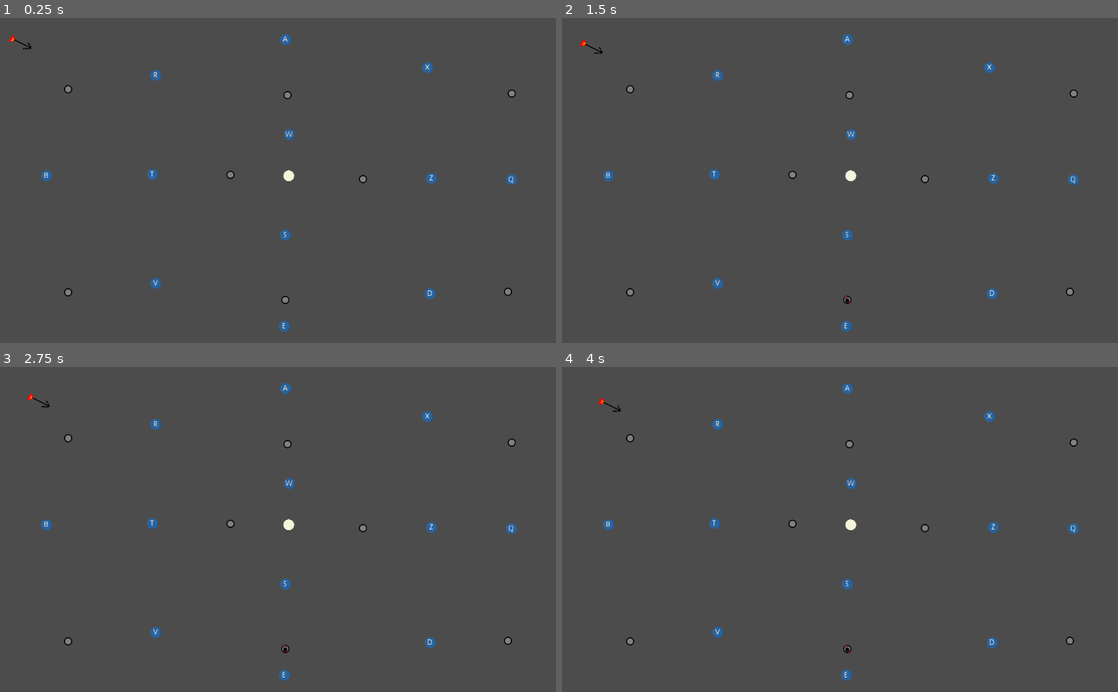
Above: before the commit, frames 1-4 (two rows, left to right).
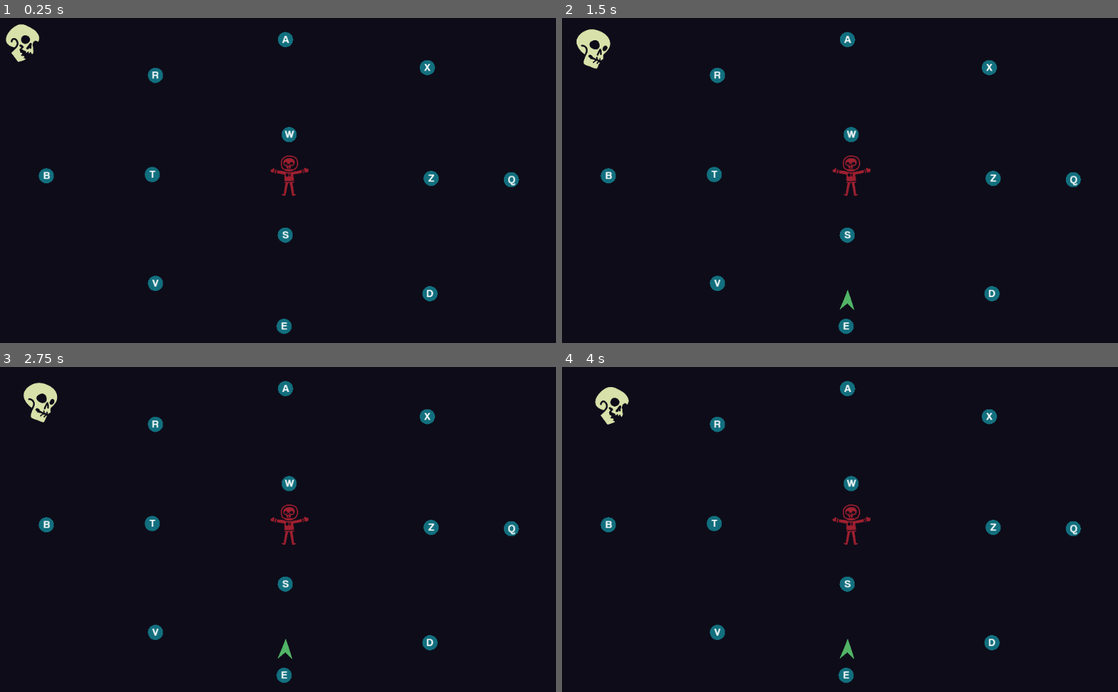
Above: after the commit, the same moments.

Repository: DevinPentecost/gmtkjam-2020
Game: Godot game, scene res://scenes/main.tscn
The game is run twice, just before and just after one commit, with the same random seed, the same clock (stepped at 60 frames per second) and the same inputs. Sound files missing from this copy of the repository are replaced by a short silence.
Inputs:
- Up to frame 1 (0.25 s): no input
- Up to frame 2 (1.5 s): tap Enter at 0.5 s
- Up to frame 3 (2.75 s): no input
- Up to frame 4 (4 s): no input

The runs differ from the first frame. In frame 1, 100% of the frame differs, in the area x 0-100%, y 0-100%; in frame 2, 100%; in frame 3, 100%; in frame 4, 100%.

Commit message:
couple sprites idk

Diff:
--- a/project/objects/labelled/GameLabel.tscn
+++ b/project/objects/labelled/GameLabel.tscn
@@ -1,6 +1,12 @@
-[gd_scene load_steps=2 format=2]
+[gd_scene load_steps=4 format=2]
 
 [ext_resource path="res://objects/labelled/GameLabel.gd" type="Script" id=1]
+[ext_resource path="res://objects/coolvetica rg.ttf" type="DynamicFontData" id=2]
+
+[sub_resource type="DynamicFont" id=1]
+size = 20
+use_filter = true
+font_data = ExtResource( 2 )
 
 [node name="GameLabel" type="Label" groups=[
 "game_label",
@@ -14,6 +20,7 @@
 grow_horizontal = 2
 grow_vertical = 2
 size_flags_horizontal = 4
+custom_fonts/font = SubResource( 1 )
 text = "A"
 align = 1
 valign = 1
--- a/project/objects/labelled/Hook.gd
+++ b/project/objects/labelled/Hook.gd
@@ -3,8 +3,8 @@
 class_name Hook
 
 export (int) var radius = 10 #px
-export (Color) var color = Color.aliceblue
-export (Color) var active_color = Color.orange
+export (Color) var color = Color("#126f7e")
+export (Color) var active_color = Color("#c9ad23")
 
 var active = false
 
--- a/project/objects/labelled/Hook.tscn
+++ b/project/objects/labelled/Hook.tscn
@@ -1,31 +1,24 @@
-[gd_scene load_steps=7 format=2]
+[gd_scene load_steps=4 format=2]
 
 [ext_resource path="res://objects/labelled/GameLabel.tscn" type="PackedScene" id=1]
 [ext_resource path="res://objects/labelled/Hook.gd" type="Script" id=2]
-[ext_resource path="res://objects/level/Alert.tscn" type="PackedScene" id=3]
-[ext_resource path="res://objects/something.ogg" type="AudioStream" id=4]
-[ext_resource path="res://objects/something.png" type="Texture" id=5]
 
 [sub_resource type="CircleShape2D" id=1]
+radius = 14.0
 
 [node name="Hook" type="Area2D" groups=[
 "hook",
 ]]
 position = Vector2( 0.944946, 0 )
 script = ExtResource( 2 )
-color = Color( 0.156863, 0.388235, 0.619608, 1 )
+radius = 14
 
 [node name="GameLabel" parent="." instance=ExtResource( 1 )]
+margin_left = -6.03178
+margin_top = -14.1859
+margin_right = 6.96822
+margin_bottom = 10.8141
 
 [node name="CollisionShape2D" type="CollisionShape2D" parent="."]
 shape = SubResource( 1 )
-
-[node name="Alert" parent="." instance=ExtResource( 3 )]
-position = Vector2( 0, -29.7302 )
-texture = ExtResource( 5 )
-
-[node name="AudioStreamPlayer2D" parent="Alert" index="1"]
-stream = ExtResource( 4 )
 [connection signal="label_activated" from="GameLabel" to="." method="_on_GameLabel_label_activated"]
-
-[editable path="Alert"]
--- a/project/objects/labelled/Rocket.gd
+++ b/project/objects/labelled/Rocket.gd
@@ -64,7 +64,7 @@
 	#Wait for both an explosion animation to play and the explosion sound
 	print("Rocket dead")
 
-	sprite.texture = _rocket_explosion
+	sprite.play("explosion")
 
 	$AudioStreamPlayer2D.play()
 	yield($AudioStreamPlayer2D, "finished")
--- a/project/objects/labelled/Rocket.tscn
+++ b/project/objects/labelled/Rocket.tscn
@@ -1,13 +1,29 @@
-[gd_scene load_steps=8 format=2]
+[gd_scene load_steps=11 format=2]
 
 [ext_resource path="res://objects/labelled/GameLabel.tscn" type="PackedScene" id=1]
 [ext_resource path="res://objects/labelled/Rocket.gd" type="Script" id=2]
-[ext_resource path="res://objects/labelled/rocket.png" type="Texture" id=3]
+[ext_resource path="res://objects/rocket2.png" type="Texture" id=3]
 [ext_resource path="res://objects/level/Alert.tscn" type="PackedScene" id=4]
 [ext_resource path="res://objects/alert.ogg" type="AudioStream" id=5]
 [ext_resource path="res://objects/labelled/rocket_explode.ogg" type="AudioStream" id=6]
+[ext_resource path="res://objects/rocket1.png" type="Texture" id=7]
+[ext_resource path="res://objects/explosion.png" type="Texture" id=8]
 
 [sub_resource type="CircleShape2D" id=1]
+radius = 4.47757
+
+[sub_resource type="SpriteFrames" id=2]
+animations = [ {
+"frames": [ ExtResource( 7 ), ExtResource( 3 ) ],
+"loop": true,
+"name": "default",
+"speed": 5.0
+}, {
+"frames": [ ExtResource( 8 ) ],
+"loop": true,
+"name": "explosion",
+"speed": 5.0
+} ]
 
 [node name="Rocket" type="Area2D" groups=[
 "deadly",
@@ -17,14 +33,23 @@
 [node name="CollisionShape2D" type="CollisionShape2D" parent="."]
 shape = SubResource( 1 )
 
+[node name="Sprite" type="AnimatedSprite" parent="."]
+position = Vector2( -0.0174634, 1.0164 )
+scale = Vector2( 0.2, 0.2 )
+frames = SubResource( 2 )
+frame = 1
+playing = true
+
 [node name="GameLabel" parent="." instance=ExtResource( 1 )]
+margin_left = -6.02806
+margin_top = -15.7851
+margin_right = 6.97194
+margin_bottom = 9.21492
+custom_colors/font_color = Color( 0.054902, 0.309804, 0.219608, 1 )
 hand = 1
 
-[node name="Sprite" type="Sprite" parent="."]
-texture = ExtResource( 3 )
-
 [node name="Alert" parent="." instance=ExtResource( 4 )]
-position = Vector2( 0, -35.3176 )
+position = Vector2( 0, -35.5676 )
 
 [node name="AudioStreamPlayer2D" parent="Alert" index="1"]
 stream = ExtResource( 5 )
--- a/project/objects/labelled/Turret.tscn
+++ b/project/objects/labelled/Turret.tscn
@@ -1,8 +1,8 @@
 [gd_scene load_steps=5 format=2]
 
+[ext_resource path="res://objects/turret.png" type="Texture" id=1]
 [ext_resource path="res://objects/labelled/Turret.gd" type="Script" id=2]
 [ext_resource path="res://objects/labelled/platform.png" type="Texture" id=3]
-[ext_resource path="res://objects/labelled/cannon.png" type="Texture" id=4]
 
 [sub_resource type="CircleShape2D" id=1]
 
@@ -18,8 +18,9 @@
 texture = ExtResource( 3 )
 
 [node name="CannonSprite" type="Sprite" parent="PlatformSprite"]
-texture = ExtResource( 4 )
+scale = Vector2( 0.18, 0.18 )
+texture = ExtResource( 1 )
 
 [node name="Timer" type="Timer" parent="."]
-wait_time = 13.1061
+wait_time = 13.3018
 one_shot = true
--- a/project/objects/level/Motivator.tscn
+++ b/project/objects/level/Motivator.tscn
@@ -1,6 +1,7 @@
-[gd_scene load_steps=4 format=2]
+[gd_scene load_steps=6 format=2]
 
-[ext_resource path="res://objects/labelled/rocket.png" type="Texture" id=1]
+[ext_resource path="res://objects/skull1.png" type="Texture" id=1]
+[ext_resource path="res://objects/skull2.png" type="Texture" id=2]
 
 [sub_resource type="GDScript" id=1]
 script/source = "extends Area2D
@@ -26,7 +27,7 @@
 func _process(delta):
 	#Sprite always faces at player
 	if player:
-		sprite.rotation = (player.global_position - global_position).normalized().angle() + PI/2
+		sprite.rotation = (player.global_position - global_position).normalized().angle()
 
 		#Move the rocket towards the player
 		direction = (player.global_position - global_position).normalized()
@@ -37,6 +38,14 @@
 
 [sub_resource type="CircleShape2D" id=2]
 
+[sub_resource type="SpriteFrames" id=3]
+animations = [ {
+"frames": [ ExtResource( 1 ), ExtResource( 2 ) ],
+"loop": true,
+"name": "default",
+"speed": 2.0
+} ]
+
 [node name="Motivator" type="Area2D" groups=[
 "deadly",
 ]]
@@ -45,6 +54,8 @@
 [node name="CollisionShape2D" type="CollisionShape2D" parent="."]
 shape = SubResource( 2 )
 
-[node name="Sprite" type="Sprite" parent="."]
-scale = Vector2( 1.5, 1.5 )
-texture = ExtResource( 1 )
+[node name="Sprite" type="AnimatedSprite" parent="."]
+position = Vector2( 0, -0.667419 )
+scale = Vector2( 0.3, 0.3 )
+frames = SubResource( 3 )
+playing = true
--- a/project/objects/level/TurretSpawn.tscn
+++ b/project/objects/level/TurretSpawn.tscn
@@ -21,6 +21,7 @@
 pitch_scale = 1.38
 
 [node name="Sprite" type="Sprite" parent="."]
+visible = false
 texture = ExtResource( 5 )
 
 [editable path="Alert"]
--- a/project/objects/player/Player.gd
+++ b/project/objects/player/Player.gd
@@ -11,10 +11,13 @@
 var latched_node = null
 var velocity = Vector2(0, 0)
 
+onready var player_sprite = get_node("Sprite")
+
 # Called when the node enters the scene tree for the first time.
 func _ready():
 	($CollisionShape2D.shape as CircleShape2D).radius = radius
 	set_physics_process(true)
+
 
 func _physics_process(delta):
 
@@ -23,11 +26,18 @@
 		velocity = Vector2.ZERO
 	else:
 		#Start flying around
+
+		player_sprite.play("idle")
 		_integrate_active_hooks()
 
 	#Make sure we don't exceed max speed
 	velocity = velocity.clamped(max_speed)
 	position += velocity
+
+	if velocity.x>0:
+		player_sprite.flip_h = false
+	else:
+		player_sprite.flip_h = true
 
 	#Drag velocity (when drifting only!)
 	velocity = velocity * (1 - drag * delta)
@@ -41,6 +51,7 @@
 
 	#Pull towards active hooks
 	if active_hooks.size():
+		player_sprite.play("pull")
 		velocity = Vector2.ZERO
 		for hook in active_hooks:
 			_integrate_hook(hook)
--- a/project/objects/player/Player.tscn
+++ b/project/objects/player/Player.tscn
@@ -1,16 +1,38 @@
-[gd_scene load_steps=3 format=2]
+[gd_scene load_steps=6 format=2]
 
 [ext_resource path="res://objects/player/Player.gd" type="Script" id=1]
+[ext_resource path="res://objects/player1.png" type="Texture" id=2]
+[ext_resource path="res://objects/player2.png" type="Texture" id=3]
 
 [sub_resource type="CircleShape2D" id=1]
+
+[sub_resource type="SpriteFrames" id=2]
+animations = [ {
+"frames": [ ExtResource( 2 ) ],
+"loop": true,
+"name": "idle",
+"speed": 5.0
+}, {
+"frames": [ ExtResource( 3 ) ],
+"loop": true,
+"name": "pull",
+"speed": 5.0
+} ]
 
 [node name="Player" type="Area2D" groups=[
 "player",
 ]]
+position = Vector2( 0, -0.166855 )
 script = ExtResource( 1 )
+color = Color( 0.960784, 0.960784, 0.858824, 0 )
 
 [node name="CollisionShape2D" type="CollisionShape2D" parent="."]
 shape = SubResource( 1 )
+
+[node name="Sprite" type="AnimatedSprite" parent="."]
+scale = Vector2( 0.35, 0.35 )
+frames = SubResource( 2 )
+animation = "idle"
 [connection signal="area_entered" from="." to="." method="_on_Player_area_entered"]
 [connection signal="area_exited" from="." to="." method="_on_Player_area_exited"]
 [connection signal="body_shape_entered" from="." to="." method="_on_Player_body_shape_entered"]
--- a/project/project.godot
+++ b/project/project.godot
@@ -55,4 +55,5 @@
 quality/driver/driver_name="GLES2"
 vram_compression/import_etc=true
 vram_compression/import_etc2=false
+environment/default_clear_color=Color( 0.054902, 0.0470588, 0.0980392, 1 )
 environment/default_environment="res://default_env.tres"
--- a/project/scenes/main.tscn
+++ b/project/scenes/main.tscn
@@ -18,36 +18,47 @@
 
 [node name="Hook9" parent="Hooks" instance=ExtResource( 4 )]
 position = Vector2( 794.146, 296.112 )
+active_color = Color( 1, 0.65, 0, 1 )
 
 [node name="Hook" parent="Hooks" instance=ExtResource( 4 )]
 position = Vector2( 85.3786, 291.356 )
+active_color = Color( 1, 0.65, 0, 1 )
 
 [node name="Hook2" parent="Hooks" instance=ExtResource( 4 )]
 position = Vector2( 286.355, 105.839 )
+active_color = Color( 1, 0.65, 0, 1 )
 
 [node name="Hook3" parent="Hooks" instance=ExtResource( 4 )]
 position = Vector2( 787.011, 91.569 )
+active_color = Color( 1, 0.65, 0, 1 )
 
 [node name="Hook4" parent="Hooks" instance=ExtResource( 4 )]
 position = Vector2( 791.768, 508.981 )
+active_color = Color( 1, 0.65, 0, 1 )
 
 [node name="Hook5" parent="Hooks" instance=ExtResource( 4 )]
 position = Vector2( 286.355, 489.953 )
+active_color = Color( 1, 0.65, 0, 1 )
 
 [node name="Hook6" parent="Hooks" instance=ExtResource( 4 )]
 position = Vector2( 532.521, 215.246 )
+active_color = Color( 1, 0.65, 0, 1 )
 
 [node name="Hook7" parent="Hooks" instance=ExtResource( 4 )]
 position = Vector2( 525.385, 400.763 )
+active_color = Color( 1, 0.65, 0, 1 )
 
 [node name="Hook8" parent="Hooks" instance=ExtResource( 4 )]
 position = Vector2( 280.409, 288.977 )
+active_color = Color( 1, 0.65, 0, 1 )
 
 [node name="Hook10" parent="Hooks" instance=ExtResource( 4 )]
 position = Vector2( 941.608, 298.491 )
+active_color = Color( 1, 0.65, 0, 1 )
 
 [node name="Hook11" parent="Hooks" instance=ExtResource( 4 )]
 position = Vector2( 523.324, 569.143 )
+active_color = Color( 1, 0.65, 0, 1 )
 
 [node name="Hook12" parent="Hooks" instance=ExtResource( 4 )]
 position = Vector2( 525.702, 39.9461 )
Binary file added: project/objects/coolvetica rg.ttf
Binary file added: project/objects/player1.png
Not shown, added: project/objects/player1.png.import
Binary file added: project/objects/player2.png
Not shown, added: project/objects/player2.png.import
Binary file added: project/objects/rocket1.png
Not shown, added: project/objects/rocket1.png.import
Binary file added: project/objects/rocket2.png
Not shown, added: project/objects/rocket2.png.import
Binary file added: project/objects/skull1.png
Not shown, added: project/objects/skull1.png.import
Binary file added: project/objects/skull2.png
(and 3 more such lines)
